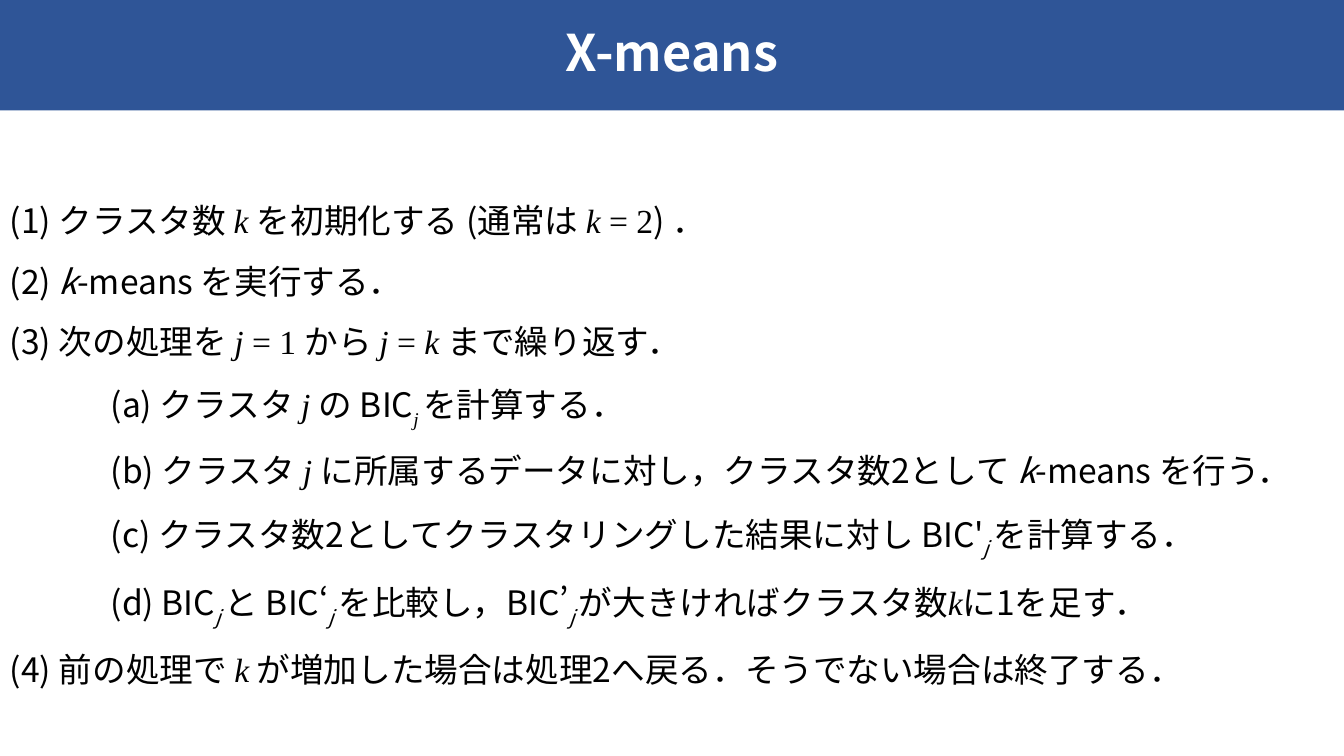
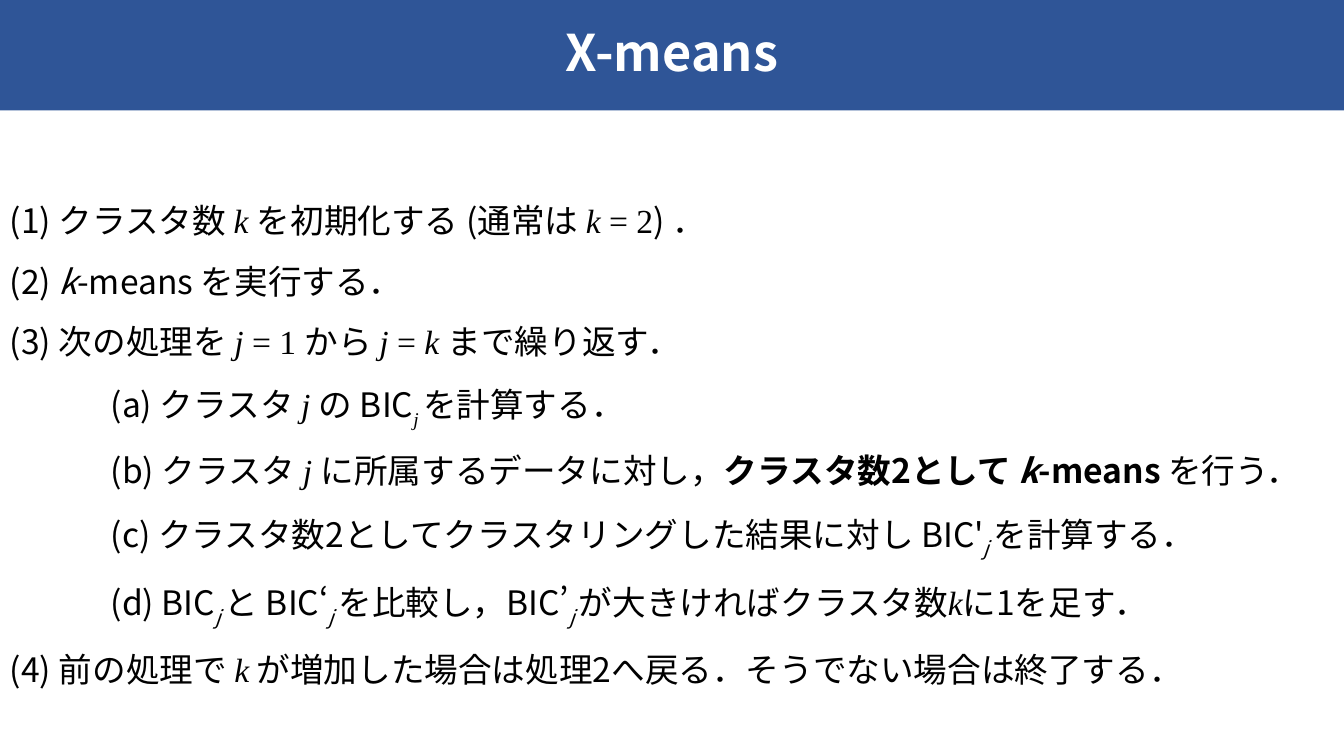
Before and after one commit to raryosu/graduation-research, a slide deck: slide 6 of docs/interim-presen/interim_hagihara.pptx. Drawn at 1344x756 pixels with LibreOffice and Linux fonts; fonts in the diff are those of the drawing. Boxes give left, top, right and bottom in pixels: in the first picture for what was removed or moved away, otherwise in the second. Text is boxed around its words. In the diff, an @@ line names an element or a change of style, - is before the commit and + after.

```diff
--- a/docs/interim-presen/interim_hagihara.pptx
+++ b/docs/interim-presen/interim_hagihara.pptx
@@ text at (x1=111, y1=454, x2=1300, y2=490): bold on in "に所属するデータに対し，クラスタ数2として k-means" @@
```
Also in this commit, not shown: 10 other slides changed.
